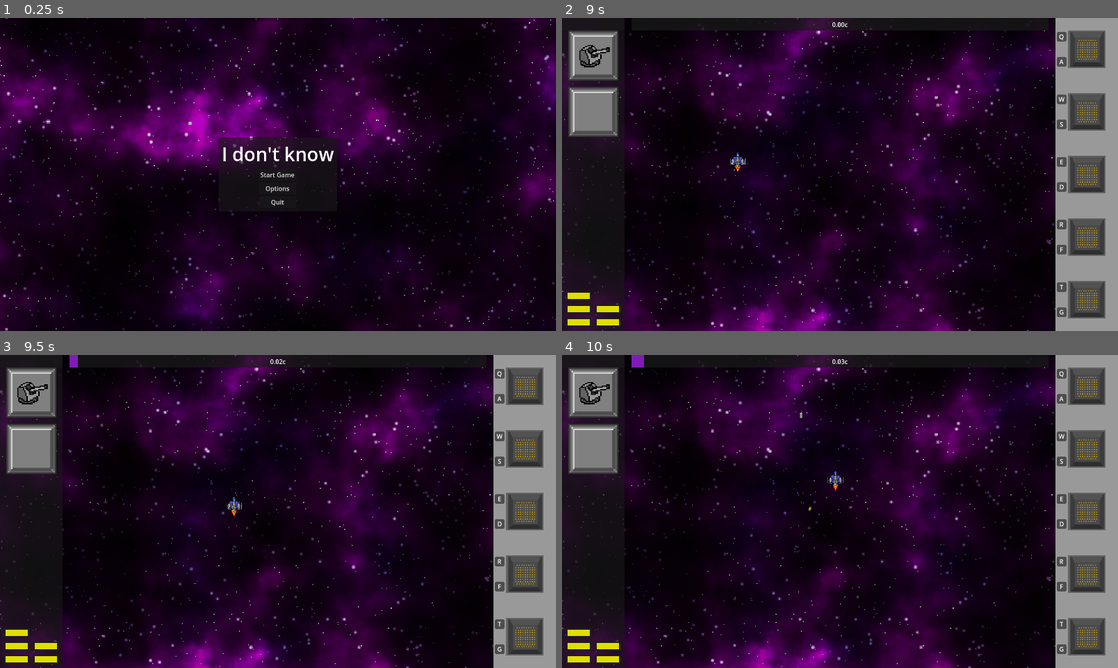
Above: before the commit, frames 1-4 (two rows, left to right).
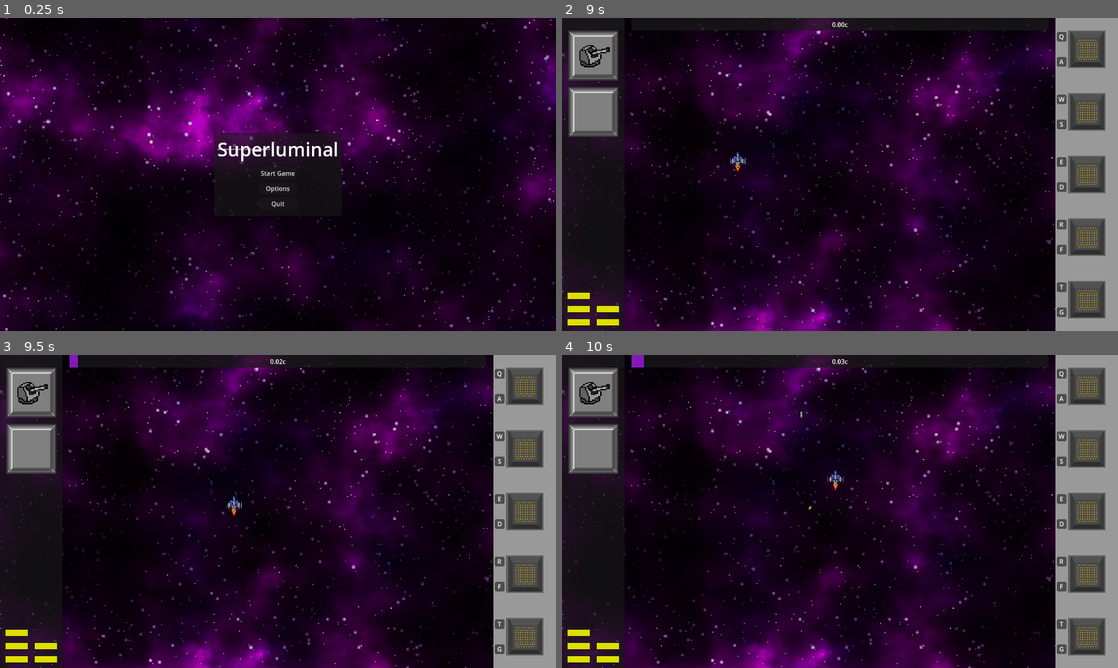
Above: after the commit, the same moments.

Repository: DigitsCodeCompendium/game.MJ198
Game: Godot game, scene res://scenes/title_screen/title_screen.tscn
The game is run twice, just before and just after one commit, with the same random seed, the same clock (stepped at 60 frames per second) and the same inputs.
Inputs (mouse positions are in pixels of both pictures, inside the frame that each line leads up to):
- Up to frame 1 (0.25 s): no input
- Up to frame 2 (9 s): click "Options" at 0.5 s; click "Classic" at 1.25 s; click "Classic" at 2 s; click (767, 115) at 2.77 s; click (928, 115) at 3.52 s; click (767, 115) at 4.27 s; click (928, 115) at 5.02 s; click (767, 115) at 5.77 s; click (928, 115) at 6.52 s; click "Classic" at 7.25 s; click "Back" at 8 s; click "Start Game" at 8.75 s
- Up to frame 3 (9.5 s): no input
- Up to frame 4 (10 s): click (1062, 373) at 9.52 s

The runs differ from the first frame. In frame 1, 1.1% of the frame differs, in the area x 38-62%, y 36-64%; in frame 2, less than 0.1%; in frame 3, less than 0.1%; in frame 4, less than 0.1%.
Error in both runs: Invalid access to property or key 'volume_music' on a base object of type 'Dictionary'. (res://scenes/player_options.gd:22)

Commit message:
Update title screen

Diff:
--- a/scenes/title_screen/title_screen.tscn
+++ b/scenes/title_screen/title_screen.tscn
@@ -11,9 +11,6 @@
 [ext_resource type="Script" uid="uid://bl24lb5nr04o6" path="res://scenes/title_screen/customize_player.gd" id="9_xoykc"]
 [ext_resource type="PackedScene" uid="uid://b0hpmch812els" path="res://scenes/player/player_visual.tscn" id="10_ju3lf"]
 
-[sub_resource type="LabelSettings" id="LabelSettings_fgkus"]
-font_size = 48
-
 [sub_resource type="LabelSettings" id="LabelSettings_mgrm8"]
 font_size = 32
 
@@ -50,7 +47,6 @@
 parameters/looping = false
 
 [node name="MainMenu" type="CenterContainer" parent="."]
-visible = false
 layout_mode = 1
 anchors_preset = 15
 anchor_right = 1.0
@@ -67,52 +63,59 @@
 [node name="VBoxContainer" type="VBoxContainer" parent="MainMenu/PanelContainer/MarginContainer"]
 layout_mode = 2
 
-[node name="Title" type="Label" parent="MainMenu/PanelContainer/MarginContainer/VBoxContainer"]
-layout_mode = 2
-text = "I don't know"
-label_settings = SubResource("LabelSettings_fgkus")
-
-[node name="VBoxContainer" type="VBoxContainer" parent="MainMenu/PanelContainer/MarginContainer/VBoxContainer"]
+[node name="Title" type="RichTextLabel" parent="MainMenu/PanelContainer/MarginContainer/VBoxContainer"]
+layout_mode = 2
+bbcode_enabled = true
+text = "[font_size=48][s]Super[/s]luminal[/font_size]"
+fit_content = true
+autowrap_mode = 0
+
+[node name="MarginContainer" type="MarginContainer" parent="MainMenu/PanelContainer/MarginContainer/VBoxContainer"]
+layout_mode = 2
+
+[node name="VBoxContainer" type="VBoxContainer" parent="MainMenu/PanelContainer/MarginContainer/VBoxContainer/MarginContainer"]
 layout_mode = 2
 size_flags_horizontal = 4
-
-[node name="StartGameButton" type="Button" parent="MainMenu/PanelContainer/MarginContainer/VBoxContainer/VBoxContainer"]
+theme_override_constants/separation = 8
+
+[node name="StartGameButton" type="Button" parent="MainMenu/PanelContainer/MarginContainer/VBoxContainer/MarginContainer/VBoxContainer"]
 layout_mode = 2
 text = "Start Game"
 
-[node name="HoverSound" type="AudioStreamPlayer" parent="MainMenu/PanelContainer/MarginContainer/VBoxContainer/VBoxContainer/StartGameButton"]
-stream = ExtResource("6_j12ko")
-bus = &"User Interface"
-
-[node name="ClickSound" type="AudioStreamPlayer" parent="MainMenu/PanelContainer/MarginContainer/VBoxContainer/VBoxContainer/StartGameButton"]
-stream = ExtResource("7_yegqs")
-bus = &"User Interface"
-
-[node name="OptionsButton" type="Button" parent="MainMenu/PanelContainer/MarginContainer/VBoxContainer/VBoxContainer"]
+[node name="HoverSound" type="AudioStreamPlayer" parent="MainMenu/PanelContainer/MarginContainer/VBoxContainer/MarginContainer/VBoxContainer/StartGameButton"]
+stream = ExtResource("6_j12ko")
+bus = &"User Interface"
+
+[node name="ClickSound" type="AudioStreamPlayer" parent="MainMenu/PanelContainer/MarginContainer/VBoxContainer/MarginContainer/VBoxContainer/StartGameButton"]
+stream = ExtResource("7_yegqs")
+bus = &"User Interface"
+
+[node name="OptionsButton" type="Button" parent="MainMenu/PanelContainer/MarginContainer/VBoxContainer/MarginContainer/VBoxContainer"]
 layout_mode = 2
 text = "Options"
 
-[node name="HoverSound" type="AudioStreamPlayer" parent="MainMenu/PanelContainer/MarginContainer/VBoxContainer/VBoxContainer/OptionsButton"]
-stream = ExtResource("6_j12ko")
-bus = &"User Interface"
-
-[node name="ClickSound" type="AudioStreamPlayer" parent="MainMenu/PanelContainer/MarginContainer/VBoxContainer/VBoxContainer/OptionsButton"]
-stream = ExtResource("7_yegqs")
-bus = &"User Interface"
-
-[node name="QuitButton" type="Button" parent="MainMenu/PanelContainer/MarginContainer/VBoxContainer/VBoxContainer"]
+[node name="HoverSound" type="AudioStreamPlayer" parent="MainMenu/PanelContainer/MarginContainer/VBoxContainer/MarginContainer/VBoxContainer/OptionsButton"]
+stream = ExtResource("6_j12ko")
+bus = &"User Interface"
+
+[node name="ClickSound" type="AudioStreamPlayer" parent="MainMenu/PanelContainer/MarginContainer/VBoxContainer/MarginContainer/VBoxContainer/OptionsButton"]
+stream = ExtResource("7_yegqs")
+bus = &"User Interface"
+
+[node name="QuitButton" type="Button" parent="MainMenu/PanelContainer/MarginContainer/VBoxContainer/MarginContainer/VBoxContainer"]
 layout_mode = 2
 text = "Quit"
 
-[node name="HoverSound" type="AudioStreamPlayer" parent="MainMenu/PanelContainer/MarginContainer/VBoxContainer/VBoxContainer/QuitButton"]
-stream = ExtResource("6_j12ko")
-bus = &"User Interface"
-
-[node name="ClickSound" type="AudioStreamPlayer" parent="MainMenu/PanelContainer/MarginContainer/VBoxContainer/VBoxContainer/QuitButton"]
+[node name="HoverSound" type="AudioStreamPlayer" parent="MainMenu/PanelContainer/MarginContainer/VBoxContainer/MarginContainer/VBoxContainer/QuitButton"]
+stream = ExtResource("6_j12ko")
+bus = &"User Interface"
+
+[node name="ClickSound" type="AudioStreamPlayer" parent="MainMenu/PanelContainer/MarginContainer/VBoxContainer/MarginContainer/VBoxContainer/QuitButton"]
 stream = ExtResource("7_yegqs")
 bus = &"User Interface"
 
 [node name="OptionsMenu" type="CenterContainer" parent="."]
+visible = false
 layout_mode = 0
 offset_left = 711.0
 offset_top = 400.0
@@ -252,15 +255,15 @@
 stream = ExtResource("7_yegqs")
 bus = &"User Interface"
 
-[connection signal="mouse_entered" from="MainMenu/PanelContainer/MarginContainer/VBoxContainer/VBoxContainer/StartGameButton" to="MainMenu/PanelContainer/MarginContainer/VBoxContainer/VBoxContainer/StartGameButton/HoverSound" method="play"]
-[connection signal="pressed" from="MainMenu/PanelContainer/MarginContainer/VBoxContainer/VBoxContainer/StartGameButton" to="." method="_start_game"]
-[connection signal="pressed" from="MainMenu/PanelContainer/MarginContainer/VBoxContainer/VBoxContainer/StartGameButton" to="MainMenu/PanelContainer/MarginContainer/VBoxContainer/VBoxContainer/StartGameButton/ClickSound" method="play"]
-[connection signal="mouse_entered" from="MainMenu/PanelContainer/MarginContainer/VBoxContainer/VBoxContainer/OptionsButton" to="MainMenu/PanelContainer/MarginContainer/VBoxContainer/VBoxContainer/OptionsButton/HoverSound" method="play"]
-[connection signal="pressed" from="MainMenu/PanelContainer/MarginContainer/VBoxContainer/VBoxContainer/OptionsButton" to="." method="_open_options_menu"]
-[connection signal="pressed" from="MainMenu/PanelContainer/MarginContainer/VBoxContainer/VBoxContainer/OptionsButton" to="MainMenu/PanelContainer/MarginContainer/VBoxContainer/VBoxContainer/OptionsButton/ClickSound" method="play"]
-[connection signal="mouse_entered" from="MainMenu/PanelContainer/MarginContainer/VBoxContainer/VBoxContainer/QuitButton" to="MainMenu/PanelContainer/MarginContainer/VBoxContainer/VBoxContainer/QuitButton/HoverSound" method="play"]
-[connection signal="pressed" from="MainMenu/PanelContainer/MarginContainer/VBoxContainer/VBoxContainer/QuitButton" to="." method="_quit"]
-[connection signal="pressed" from="MainMenu/PanelContainer/MarginContainer/VBoxContainer/VBoxContainer/QuitButton" to="MainMenu/PanelContainer/MarginContainer/VBoxContainer/VBoxContainer/QuitButton/ClickSound" method="play"]
+[connection signal="mouse_entered" from="MainMenu/PanelContainer/MarginContainer/VBoxContainer/MarginContainer/VBoxContainer/StartGameButton" to="MainMenu/PanelContainer/MarginContainer/VBoxContainer/MarginContainer/VBoxContainer/StartGameButton/HoverSound" method="play"]
+[connection signal="pressed" from="MainMenu/PanelContainer/MarginContainer/VBoxContainer/MarginContainer/VBoxContainer/StartGameButton" to="." method="_start_game"]
+[connection signal="pressed" from="MainMenu/PanelContainer/MarginContainer/VBoxContainer/MarginContainer/VBoxContainer/StartGameButton" to="MainMenu/PanelContainer/MarginContainer/VBoxContainer/MarginContainer/VBoxContainer/StartGameButton/ClickSound" method="play"]
+[connection signal="mouse_entered" from="MainMenu/PanelContainer/MarginContainer/VBoxContainer/MarginContainer/VBoxContainer/OptionsButton" to="MainMenu/PanelContainer/MarginContainer/VBoxContainer/MarginContainer/VBoxContainer/OptionsButton/HoverSound" method="play"]
+[connection signal="pressed" from="MainMenu/PanelContainer/MarginContainer/VBoxContainer/MarginContainer/VBoxContainer/OptionsButton" to="." method="_open_options_menu"]
+[connection signal="pressed" from="MainMenu/PanelContainer/MarginContainer/VBoxContainer/MarginContainer/VBoxContainer/OptionsButton" to="MainMenu/PanelContainer/MarginContainer/VBoxContainer/MarginContainer/VBoxContainer/OptionsButton/ClickSound" method="play"]
+[connection signal="mouse_entered" from="MainMenu/PanelContainer/MarginContainer/VBoxContainer/MarginContainer/VBoxContainer/QuitButton" to="MainMenu/PanelContainer/MarginContainer/VBoxContainer/MarginContainer/VBoxContainer/QuitButton/HoverSound" method="play"]
+[connection signal="pressed" from="MainMenu/PanelContainer/MarginContainer/VBoxContainer/MarginContainer/VBoxContainer/QuitButton" to="." method="_quit"]
+[connection signal="pressed" from="MainMenu/PanelContainer/MarginContainer/VBoxContainer/MarginContainer/VBoxContainer/QuitButton" to="MainMenu/PanelContainer/MarginContainer/VBoxContainer/MarginContainer/VBoxContainer/QuitButton/ClickSound" method="play"]
 [connection signal="item_selected" from="OptionsMenu/PanelContainer/MarginContainer/VBoxContainer/ScrollContainer/VBoxC …(203 unchanged characters)…
 [connection signal="mouse_entered" from="OptionsMenu/PanelContainer/MarginContainer/VBoxContainer/BackButton" to="OptionsMenu/PanelContainer/MarginContainer/VBoxContainer/BackButton/HoverSound" method="play"]
 [connection signal="pressed" from="OptionsMenu/PanelContainer/MarginContainer/VBoxContainer/BackButton" to="." method="_open_main_menu"]
Not shown: 1 places in scenes/title_screen/title_screen.tscn that only renumber resources
